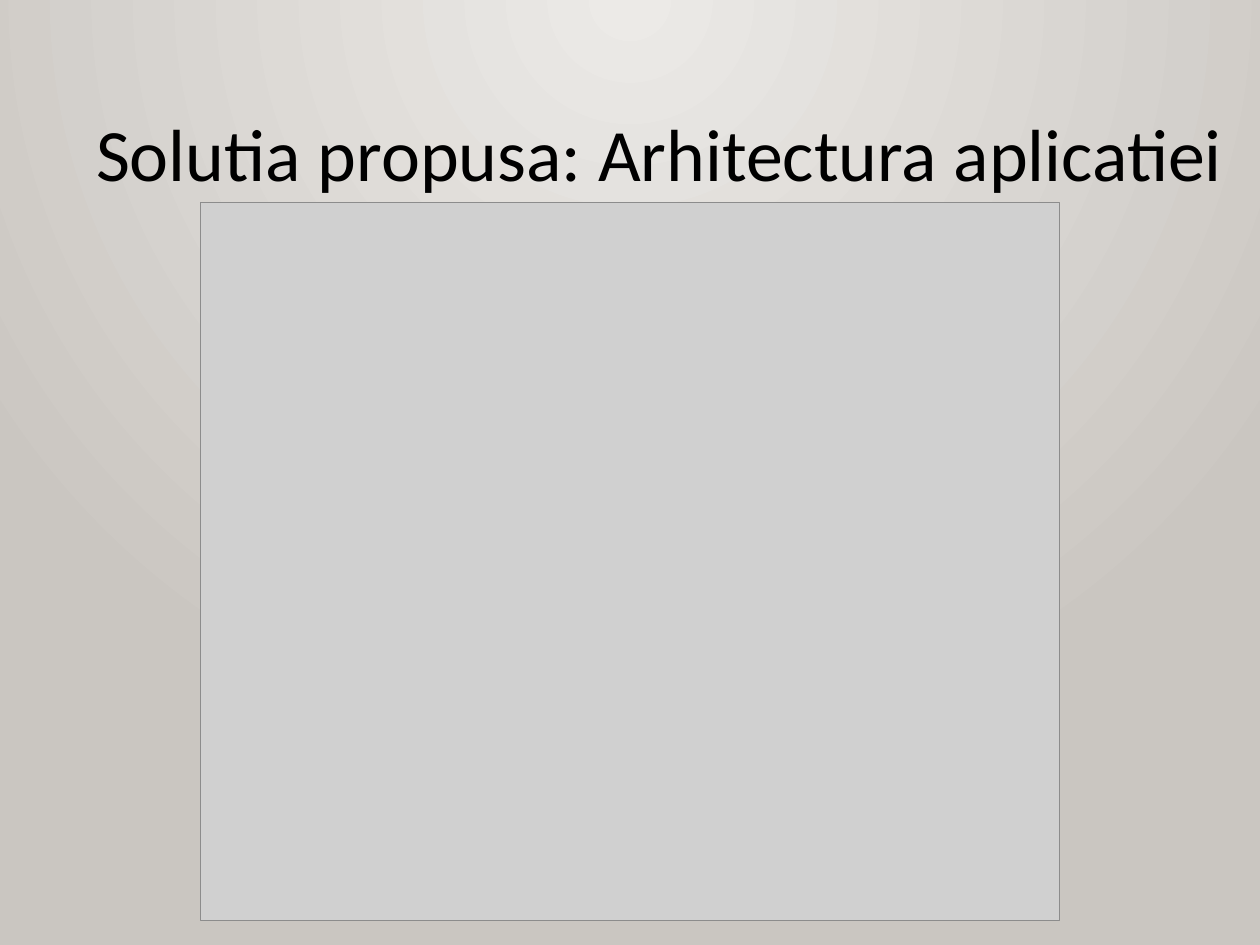
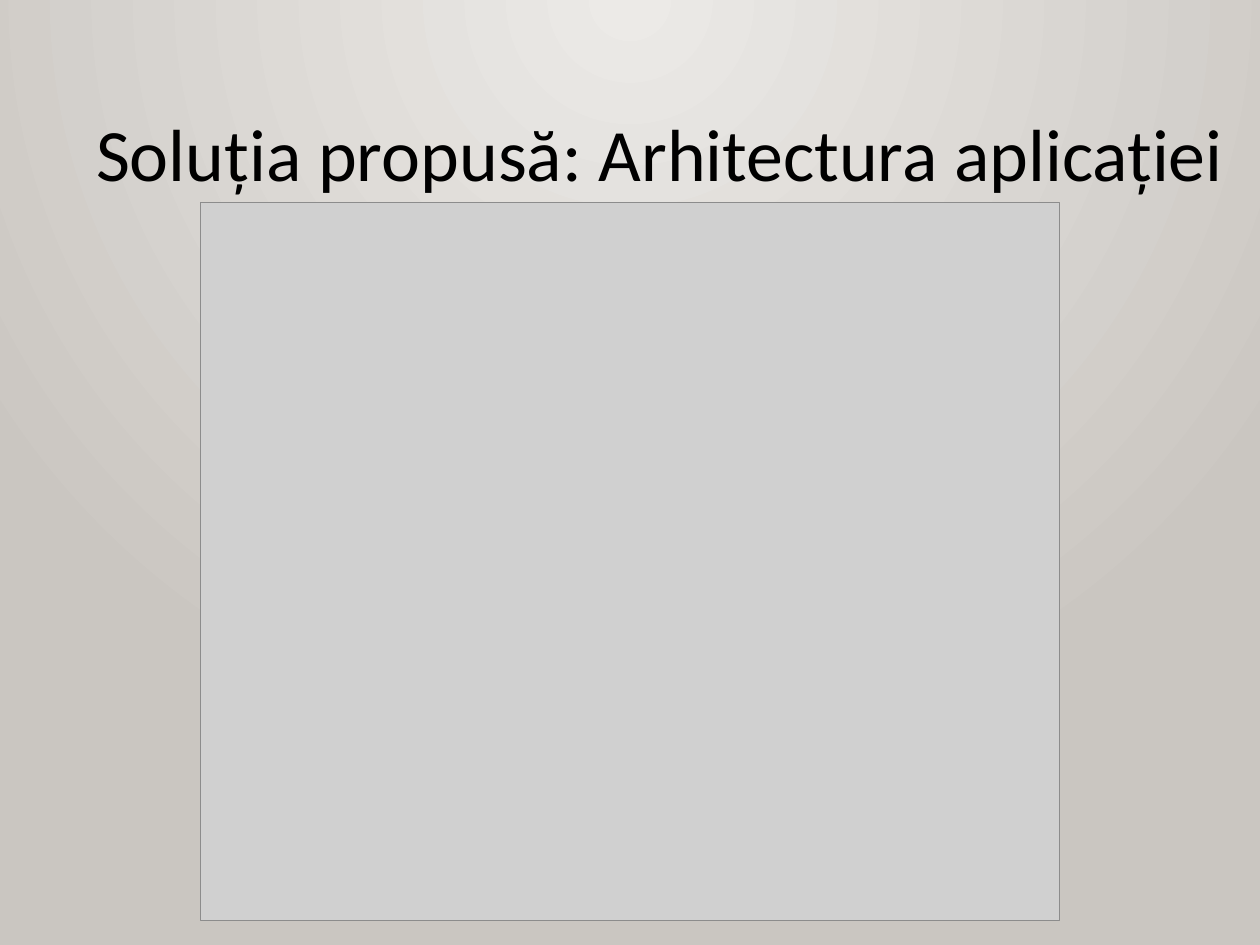
Before and after one commit to AlexandruOlteanu/SwapIt, a slide deck: slide 9 of files/documentation/presentation/Final_Presentation_Alexandru_Olteanu.pptx. Drawn at 1260x945 pixels with LibreOffice and Linux fonts; fonts in the diff are those of the drawing; grey boxes stand for pictures. Boxes give left, top, right and bottom in pixels: in the first picture for what was removed or moved away, otherwise in the second. Text is boxed around its words. In the diff, an @@ line names an element or a change of style, - is before the commit and + after.

```diff
--- a/files/documentation/presentation/Final_Presentation_Alexandru_Olteanu.pptx
+++ b/files/documentation/presentation/Final_Presentation_Alexandru_Olteanu.pptx
@@ text at [96,129,1222,195]: text changed @@
-Solutia propusa: Arhitectura aplicatiei
+Soluția propusă: Arhitectura aplicației
```
Also in this commit, not shown: 11 other slides changed, 1 slide added, 1 slide removed.
